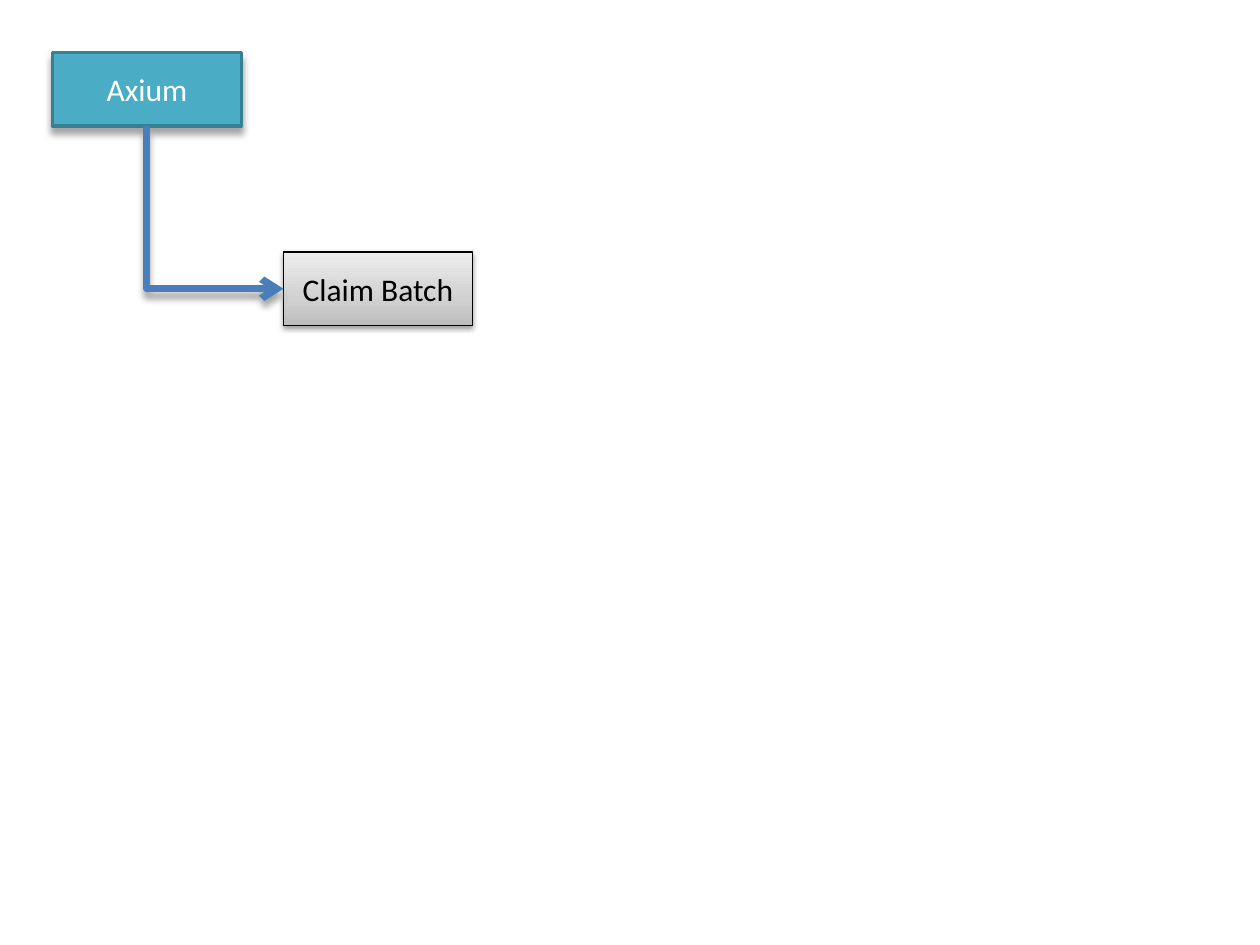
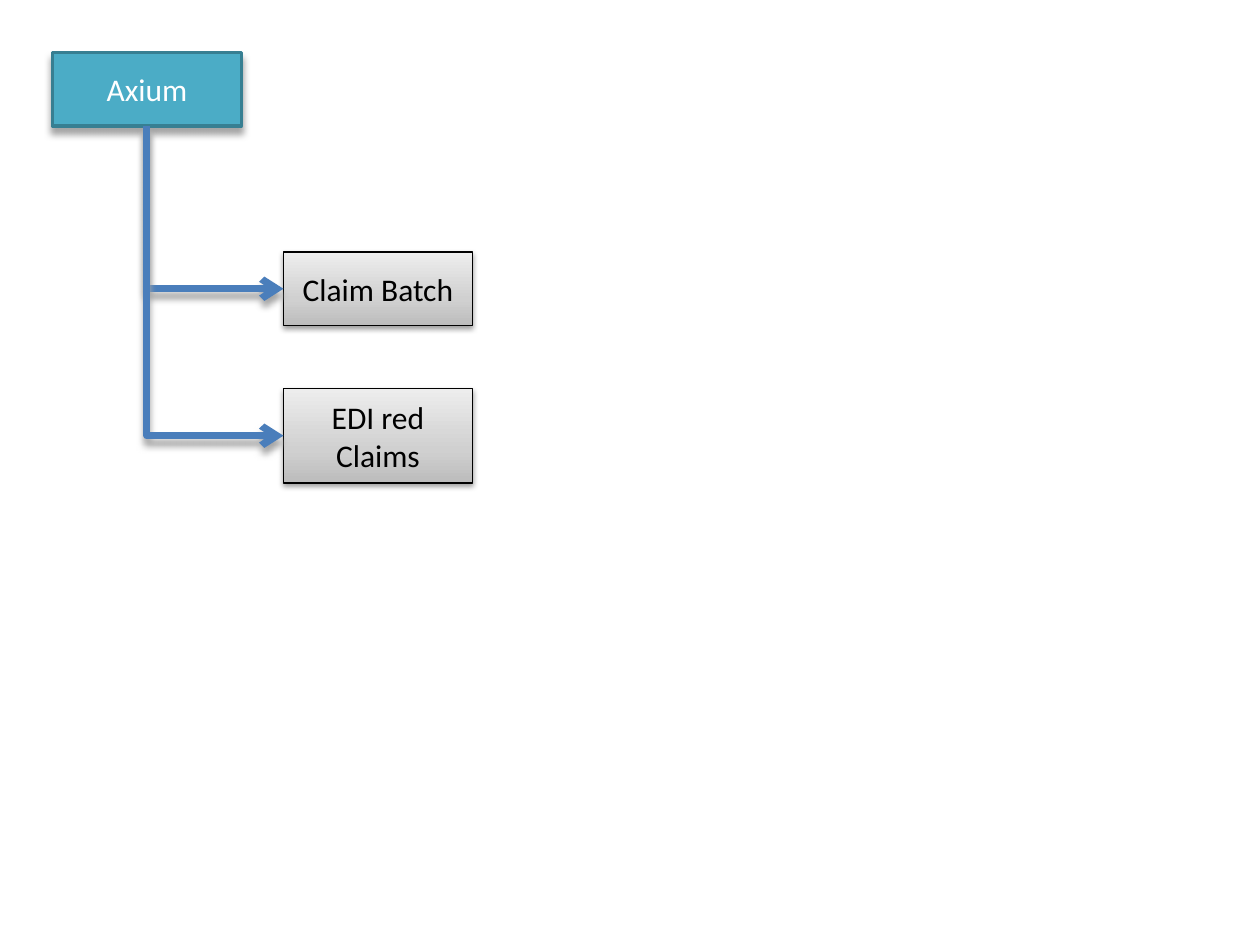
Before and after one commit to JamesLeB/Stout, a slide deck: slide 1 of Documents/ClaimCycle/Dataflows/axium.pptx. Drawn at 1260x945 pixels with LibreOffice and Linux fonts; fonts in the diff are those of the drawing. Boxes give left, top, right and bottom in pixels: in the first picture for what was removed or moved away, otherwise in the second. Text is boxed around its words. In the diff, an @@ line names an element or a change of style, - is before the commit and + after.

```diff
--- a/Documents/ClaimCycle/Dataflows/axium.pptx
+++ b/Documents/ClaimCycle/Dataflows/axium.pptx
@@ elbow arrow added from (147, 126) to (284, 436), #4B7EBC 4 pt @@
@@ rectangle added at <box>284,388,472,483</box>, fill gradient #BDBDBD to #D1D1D1 to #EEEEEE, outline #000000 0.75 pt, 18 pt, text #000000 @@
+EDI red
+Claims
```
Also in this commit, not shown: 7 other files.
